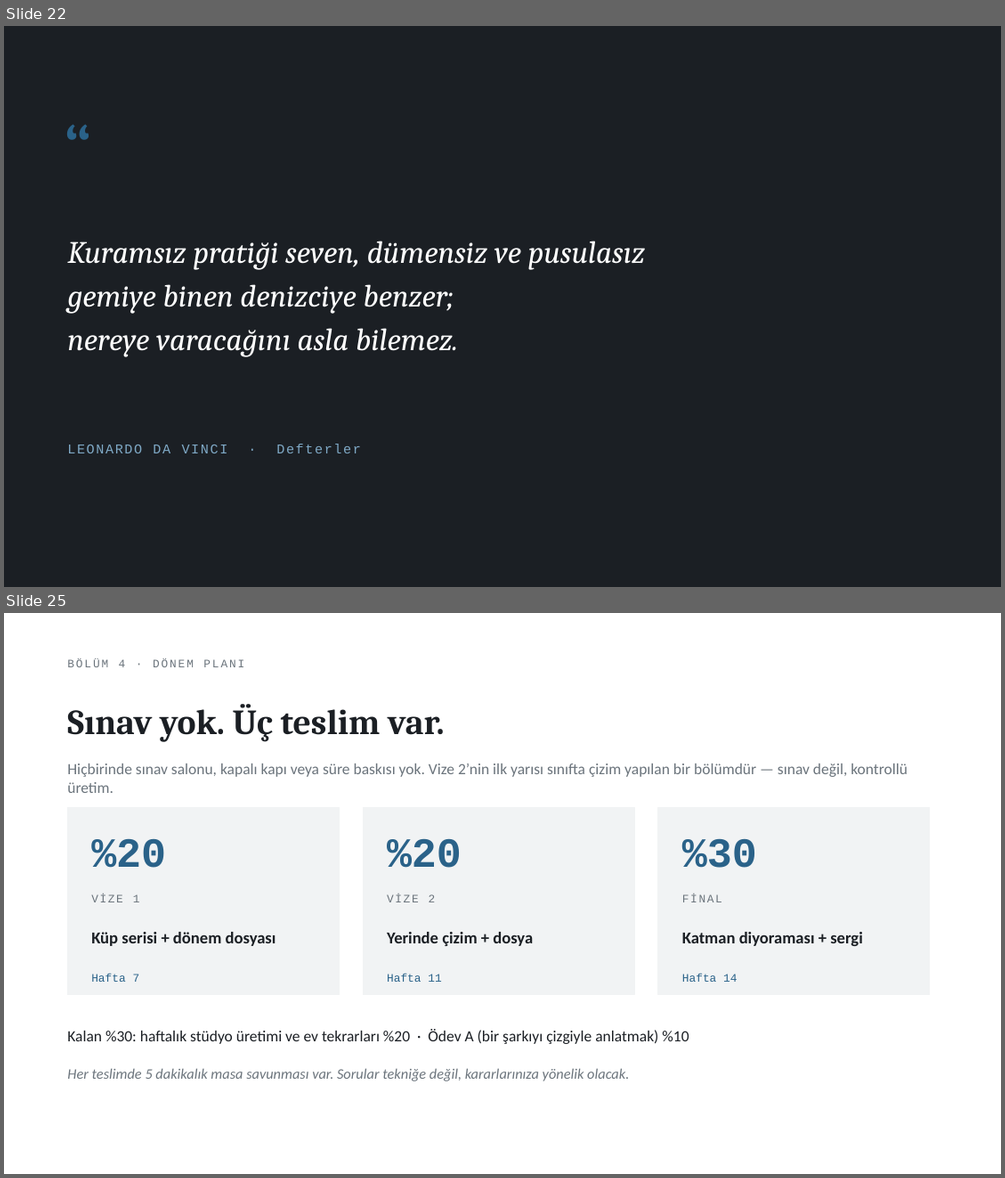
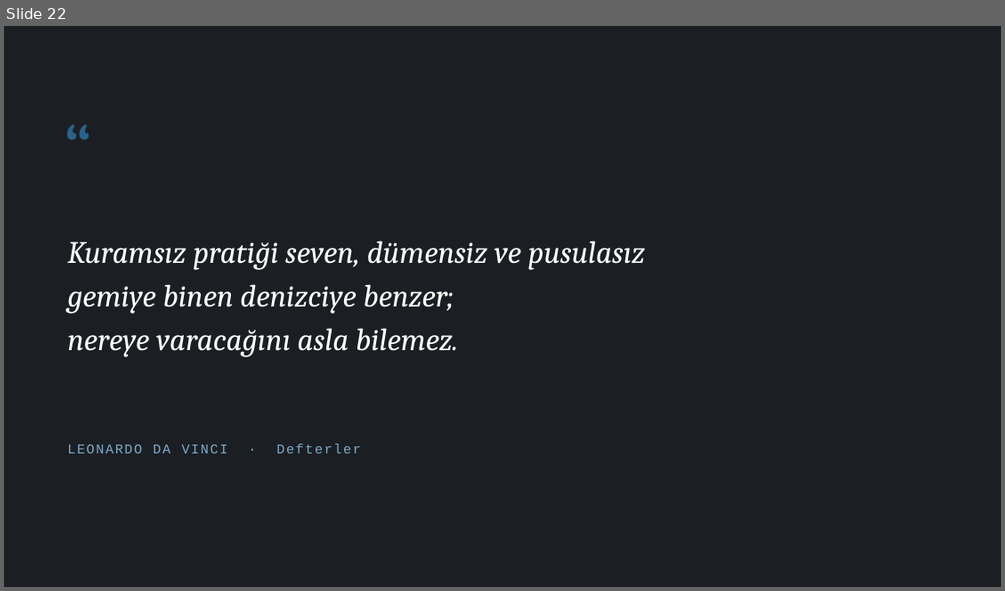
Before and after one commit to bunal91/sanat-ve-mekan, a slide deck: ders/serbest-cizim-teknikleri/02-1hafta-sunum.pptx. Shown one above the other, each under a label of ours: slides 22 and 25 before the commit, slide 22 after it; the slides between them are not shown. The pictures are 1005x1178 and 1005x591 pixels, drawn with LibreOffice and Linux fonts; fonts in the diff are those of the drawing. Boxes give left, top, right and bottom in pixels: in the first picture for what was removed or moved away, otherwise in the second. Text is boxed around its words. In the diff, an @@ line names an element or a change of style, - is before the commit and + after.

```diff
--- a/ders/serbest-cizim-teknikleri/02-1hafta-sunum.pptx
+++ b/ders/serbest-cizim-teknikleri/02-1hafta-sunum.pptx
@@ slide 25 removed at (x1=4, y1=613, x2=1001, y2=1174), background #FFFFFF @@
@@ text removed at (x1=67, y1=659, x2=244, y2=667) @@
-BÖLÜM 4 · DÖNEM PLANI
@@ text removed at (x1=67, y1=704, x2=445, y2=742) @@
-Sınav yok. Üç teslim var.
@@ text removed at (x1=67, y1=763, x2=907, y2=793) @@
-Hiçbirinde sınav salonu, kapalı kapı veya süre baskısı yok. Vize 2’nin ilk yarısı sınıfta çizim yapılan bir bölümdür — sınav değil, kontrollü üretim.
@@ rectangle removed at (x1=67, y1=807, x2=339, y2=995) @@
@@ rectangle removed at (x1=363, y1=807, x2=634, y2=995) @@
@@ rectangle removed at (x1=658, y1=807, x2=930, y2=995) @@
@@ text removed at (x1=91, y1=839, x2=166, y2=868) @@
-%20
@@ text removed at (x1=387, y1=839, x2=461, y2=868) @@
-%20
@@ text removed at (x1=682, y1=838, x2=757, y2=868) @@
-%30
@@ text removed at (x1=91, y1=893, x2=140, y2=902) @@
-VİZE 1
@@ text removed at (x1=387, y1=893, x2=436, y2=902) @@
-VİZE 2
@@ text removed at (x1=682, y1=893, x2=722, y2=902) @@
-FİNAL
@@ text removed at (x1=91, y1=932, x2=276, y2=946) @@
-Küp serisi + dönem dosyası
@@ text removed at (x1=387, y1=932, x2=533, y2=946) @@
-Yerinde çizim + dosya
@@ text removed at (x1=682, y1=932, x2=863, y2=946) @@
-Katman diyoraması + sergi
@@ text removed at (x1=91, y1=973, x2=140, y2=981) @@
-Hafta 7
@@ text removed at (x1=387, y1=973, x2=441, y2=981) @@
-Hafta 11
@@ text removed at (x1=682, y1=973, x2=736, y2=981) @@
-Hafta 14
@@ text removed at (x1=67, y1=1029, x2=688, y2=1044) @@
-Kalan %30: haftalık stüdyo üretimi ve ev tekrarları %20 · Ödev A (bir şarkıyı çizgiyle anlatmak) %10
@@ text removed at (x1=67, y1=1068, x2=629, y2=1081) @@
-Her teslimde 5 dakikalık masa savunması var. Sorular tekniğe değil, kararlarınıza yönelik olacak.
```
Also in this commit, not shown: 13 slides changed, 5 slides added, 3 other slides removed, 2 other files.
